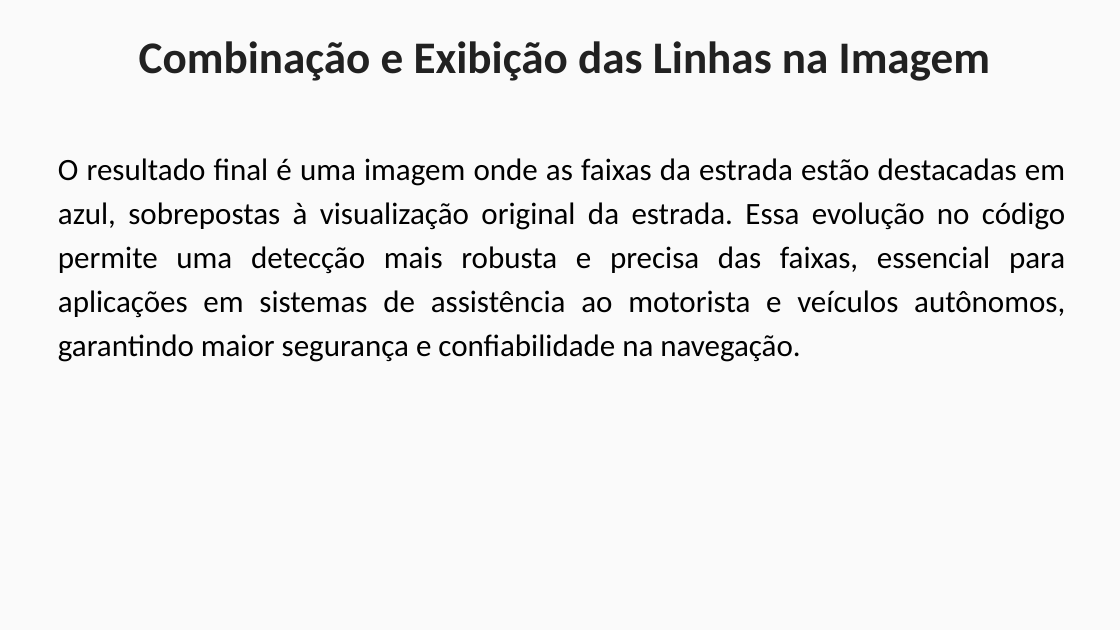
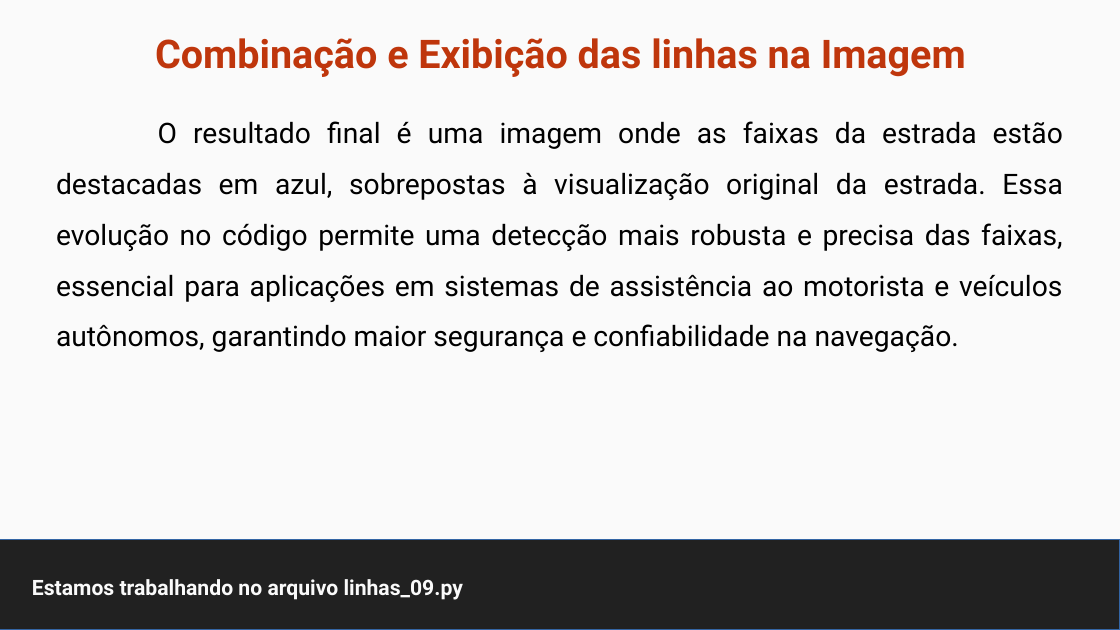
Before and after one commit to maurizioprizzi/finding_lanes, a slide deck: slide 42 of computer_vision_encounter_01.odp (slide 32 before the commit). Drawn at 1120x630 pixels with LibreOffice and Linux fonts; fonts in the diff are those of the drawing. Boxes give left, top, right and bottom in pixels: in the first picture for what was removed or moved away, otherwise in the second. Text is boxed around its words. In the diff, an @@ line names an element or a change of style, - is before the commit and + after.

```diff
--- a/computer_vision_encounter_01.odp
+++ b/computer_vision_encounter_01.odp
@@ title "Combinação e Exibição das linhas ..." at <box>155,38,966,77</box>: vertical alignment top to middle @@
@@ title at <box>155,38,966,77</box>: text changed; size 32 to 28 pt; font Calibri to Roboto; text colour #212121 to #BF360C @@
-Combinação e Exibição das Linhas na Imagem
+Combinação e Exibição das linhas na Imagem
@@ text "O resultado final é uma ...": place and size @@
-text "O resultado final é uma ..." at <box>58,158,1065,362</box>
+text "O resultado final é uma ..." at <box>56,121,1063,352</box>
@@ text "O resultado final é uma ..." at <box>56,121,1063,352</box>: size 22 to 20 pt, font Calibri to Roboto; line spacing 31.2pt to 1.5 @@
@@ rectangle added at <box>0,540,1120,630</box>, fill #212121, outline #3465A4 0 pt @@
@@ title added at <box>32,579,463,600</box>, 15 pt, text #FAFAFA, bold @@
+Estamos trabalhando no arquivo linhas_09.py
```
Also in this commit, not shown: 31 other slides changed, 10 slides added, 11 other files.
